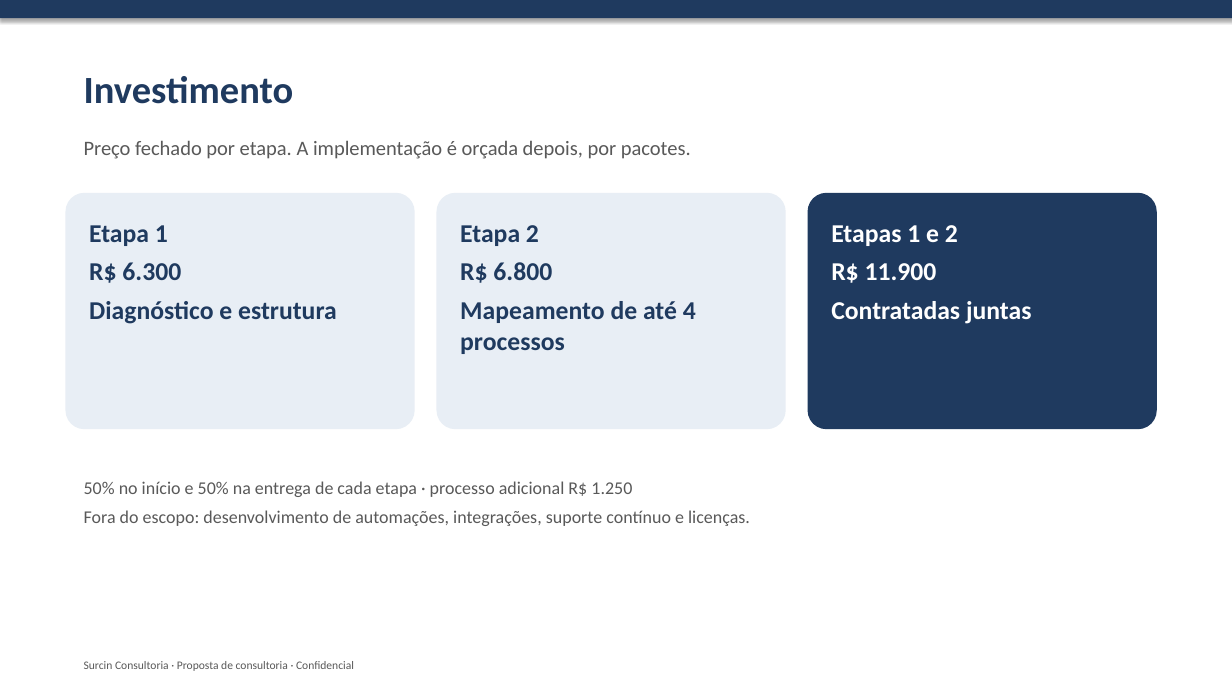
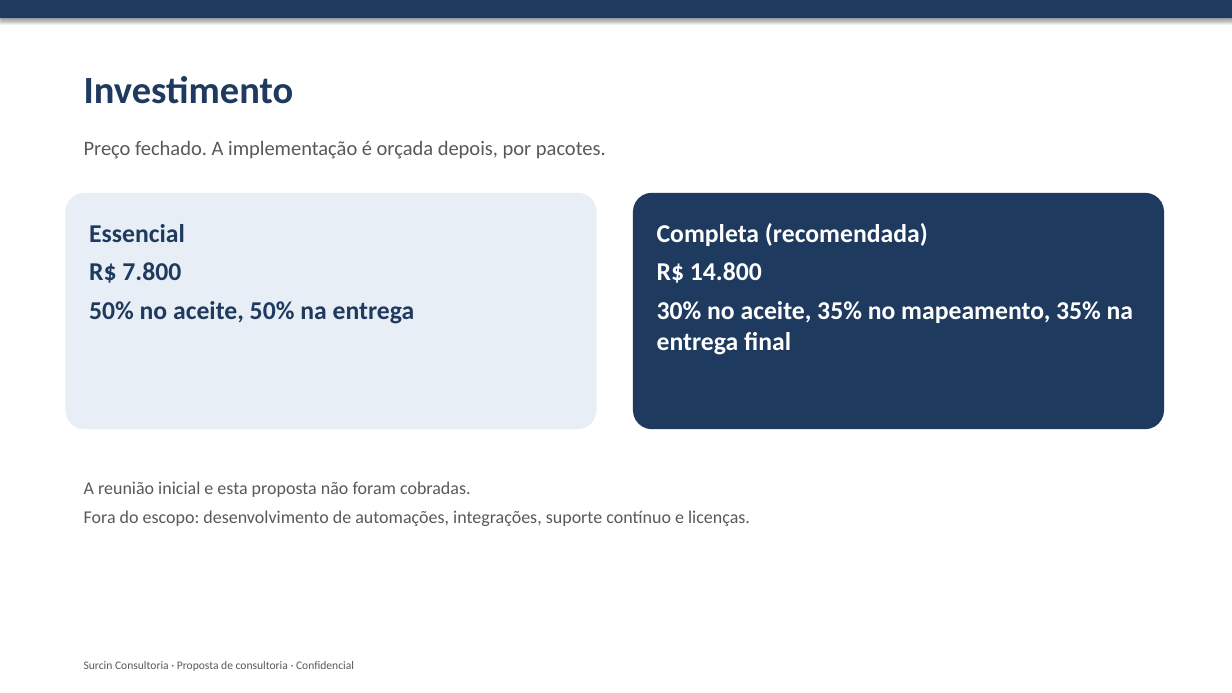
Before and after one commit to rromao-DS/Sourcin-Consultoria, a slide deck: slide 7 of proposta-surcin/06-apresentacao-proposta.pptx. Drawn at 1232x693 pixels with LibreOffice and Linux fonts; fonts in the diff are those of the drawing. Boxes give left, top, right and bottom in pixels: in the first picture for what was removed or moved away, otherwise in the second. Text is boxed around its words. In the diff, an @@ line names an element or a change of style, - is before the commit and + after.

```diff
--- a/proposta-surcin/06-apresentacao-proposta.pptx
+++ b/proposta-surcin/06-apresentacao-proposta.pptx
@@ text at (84,140,606,159): text changed @@
-Preço fechado por etapa. A implementação é orçada depois, por pacotes.
+Preço fechado. A implementação é orçada depois, por pacotes.
@@ rounded rectangle "Essencial": place and size @@
-rounded rectangle "Essencial" at (66,193,415,430)
+rounded rectangle "Essencial" at (66,193,597,430)
@@ rounded rectangle "Completa (recomendada)": place and size @@
-rounded rectangle "Completa (recomendada)" at (436,193,786,430)
+rounded rectangle "Completa (recomendada)" at (633,193,1165,430)
@@ rounded rectangle "Completa (recomendada)" at (633,193,1165,430): fill #E8EEF5 to #1F3A5F @@
@@ rounded rectangle removed at (808,193,1157,430) @@
-Etapas 1 e 2
-R$ 11.900
-Contratadas juntas
@@ text in rounded rectangle at (89,224,415,324): text changed @@
-Etapa 1
-R$ 6.300
-Diagnóstico e estrutura
+Essencial
+R$ 7.800
+50% no aceite, 50% na entrega
@@ text in rounded rectangle at (657,223,1133,355): text changed; text colour #1F3A5F to #FFFFFF @@
-Etapa 2
-R$ 6.800
-Mapeamento de até 4 processos
+Completa (recomendada)
+R$ 14.800
+30% no aceite, 35% no mapeamento, 35% na entrega final
@@ text at (84,481,471,497): text changed @@
-50% no início e 50% na entrega de cada etapa · processo adicional R$ 1.250
+A reunião inicial e esta proposta não foram cobradas.
```
Also in this commit, not shown: 4 other slides changed, 7 other files.
